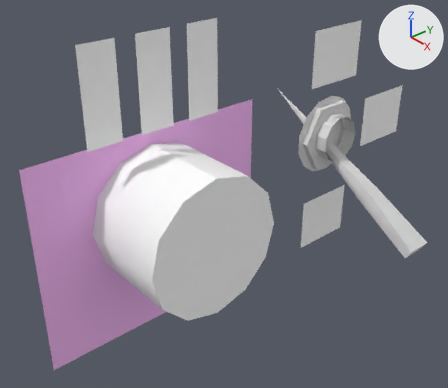
The Blender file dev/blender/instruments/dme.blend as it was, and as the next commit left it.
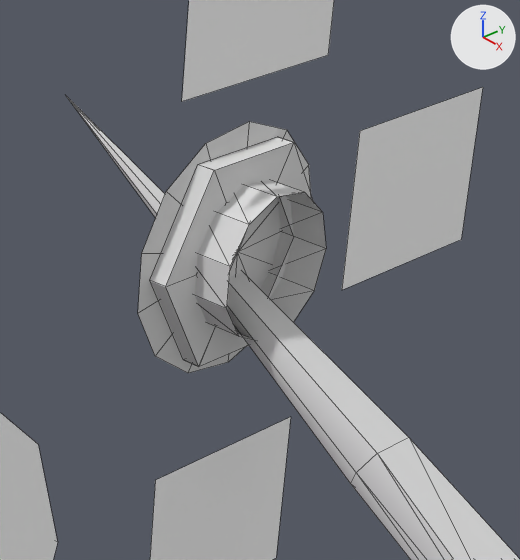
The first picture shows the older version from a camera (50 mm lens) standing at (0.0488, -0.0905, 0.0324) and looking at (0.0024, -0.0504, -0.0008). The close-ups show both versions on the part from 57% to 92% of the width and 15% to 59% of the height of that picture; other places that the commit changed are outside them. Lighting does not change. The marker at upper right points along +X, +Y and +Z. The close-ups show mesh edges as thin lines.

Names of what the first close-up shows: 'Label3', 'PowerSwitch.Base', 'PowerSwitch.Lever', 'SourceSelectorKnob', 'off', 'on'.
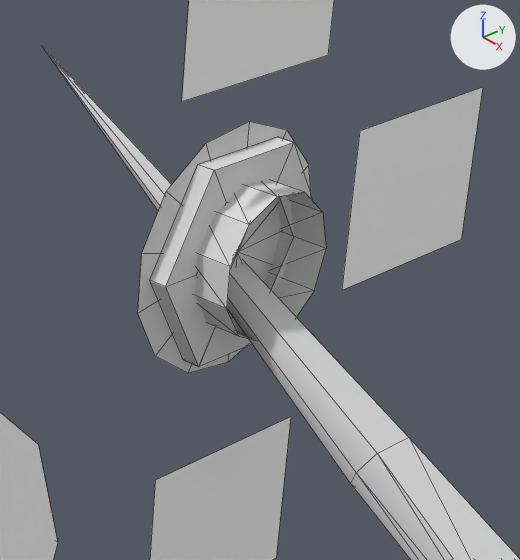
The newer file is also turned or shifted as a whole; pictures and numbers use the older file's frame.

Changed parts and their boxes (x1, y1, x2, y2) in the close-ups (520 x 560 px; the box of a moved part takes in the faces that stretch with it):
'PowerSwitch.Lever', reshaped
    before: (66, 96, 520, 560)
    after: (42, 46, 520, 560)
part 1 of me_powerswitch_lever, moved or reshaped
    before: (66, 96, 407, 471)
    after: (42, 46, 407, 471)

The change, as a list of edits to the scene's bpy script:
```text
Change me_powerswitch_lever:
    where me_powerswitch_lever.from_pydata(...)  # 14 vertices, 24 faces; spans x -0.0166..0.0079, y -0.0016..0.0016, z -0.005..0.0096
    used by ob_powerswitch_lever; parent = ob_powerswitch_group; location = (0.00479, 0.0, -0.00209)
    me_powerswitch_lever part 1
    me_powerswitch_lever.vertices[6].co: (-0.0166, 0.0, 0.0096) -> (-0.018, 0.0, 0.0113)  # pixel (65, 94) -> pixel (41, 45)
```
